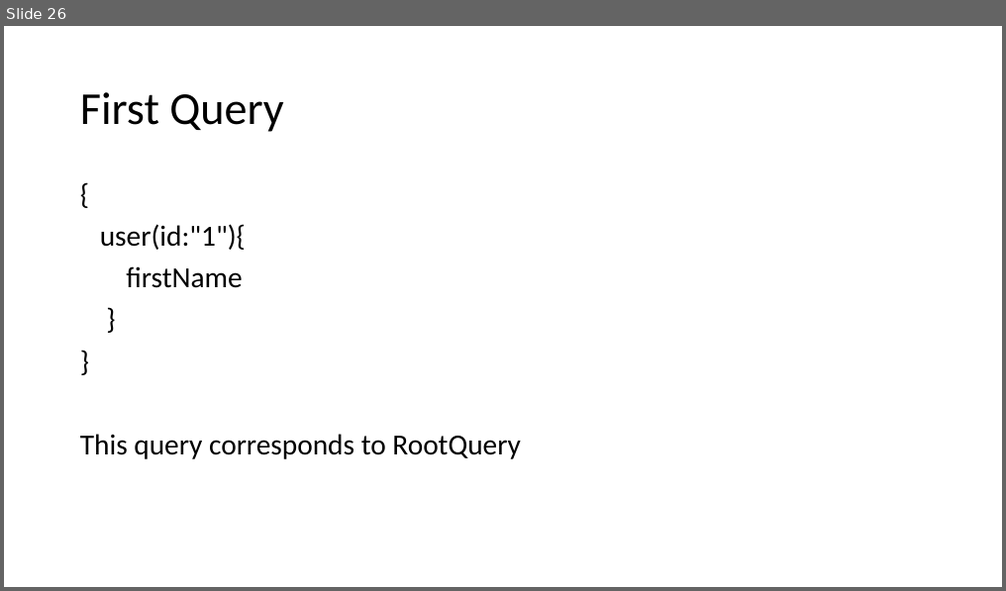
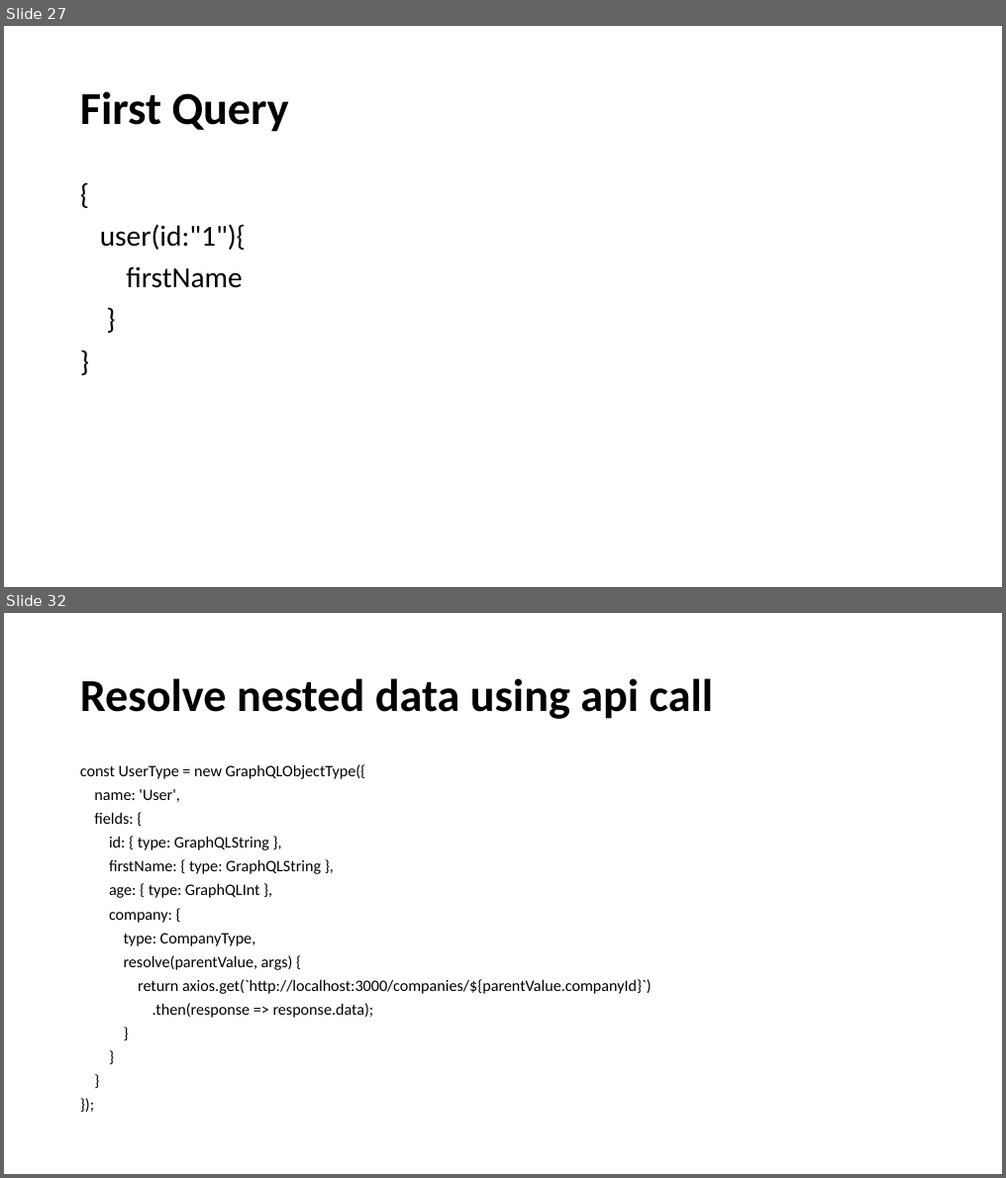
Before and after one commit to arunprabug/graphql-demo, a slide deck: GraphQL-Introduction.pptx. Shown one above the other, each under a label of ours: slide 26 before the commit, slides 27 and 32 after it; the slides between them are not shown. The pictures are 1006x591 and 1006x1178 pixels, drawn with LibreOffice and Linux fonts; fonts in the diff are those of the drawing. Boxes give left, top, right and bottom in pixels: in the first picture for what was removed or moved away, otherwise in the second. Text is boxed around its words. In the diff, an @@ line names an element or a change of style, - is before the commit and + after.

```diff
--- a/GraphQL-Introduction.pptx
+++ b/GraphQL-Introduction.pptx
@@ slide 32 added at [4,613,1002,1174], background #FFFFFF @@
@@ title added at [80,678,713,719], 44 pt, text #000000, bold @@
+Resolve nested data using api call
@@ text added at [80,764,651,1018], 15.4 pt, text #000000 @@
+const UserType = new GraphQLObjectType({
+name: 'User',
+fields: {
+id: { type: GraphQLString },
+firstName: { type: GraphQLString },
+age: { type: GraphQLInt },
+company: {
+type: CompanyType,
+resolve(parentValue, args) {
+return axios.get(`http://localhost:3000/companies/${parentValue.companyId}`)
+.then(response => response.data);
+}
+}
+}
+});
@@ what was slide 26 is now slide 27 @@
@@ slide 27 changed as well @@
@@ title "First Query" at [80,91,289,132]: bold on @@
@@ text at [80,434,520,460]: paragraph removed @@
-This query corresponds to RootQuery
```
Also in this commit, not shown: 20 other slides changed, 22 other slides added, 1 slide removed.
